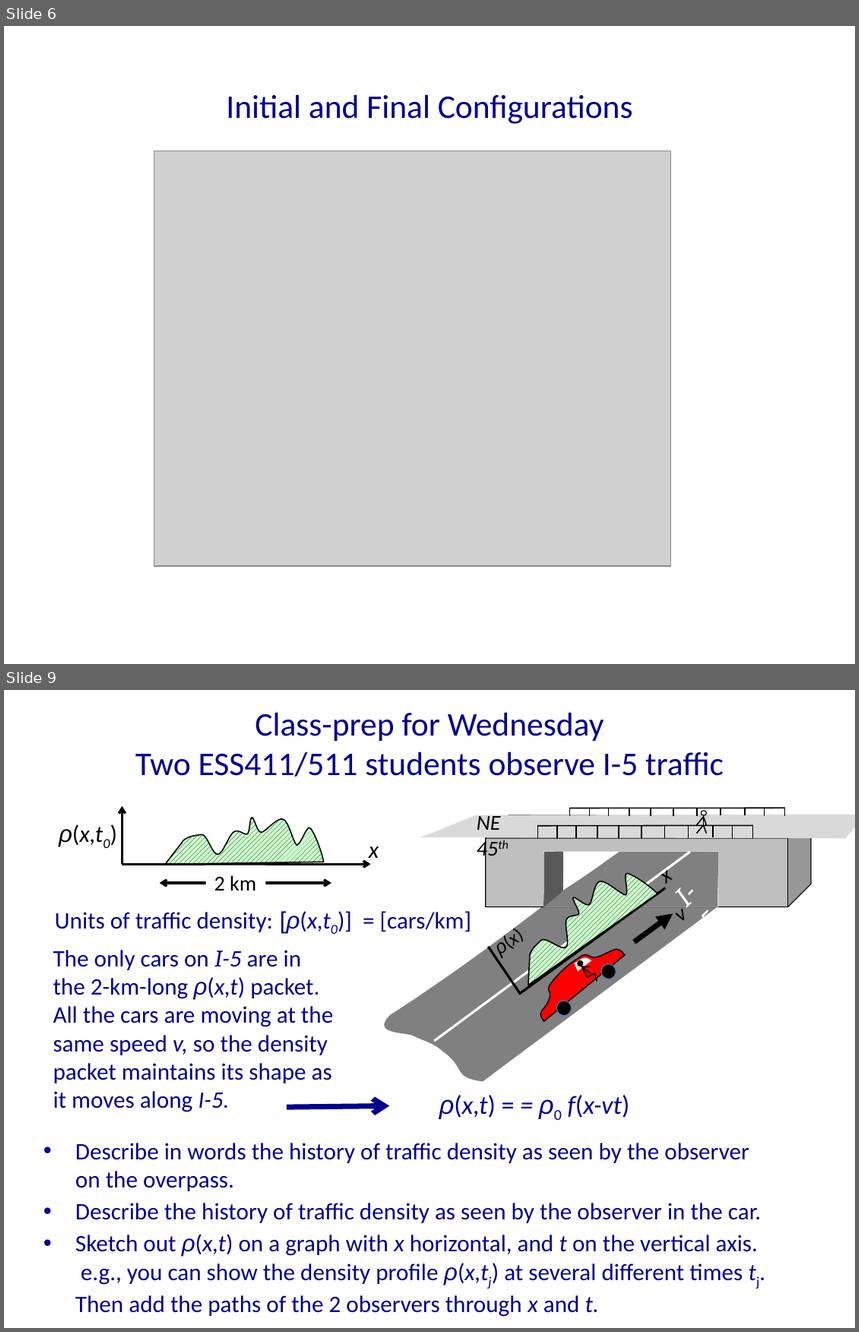
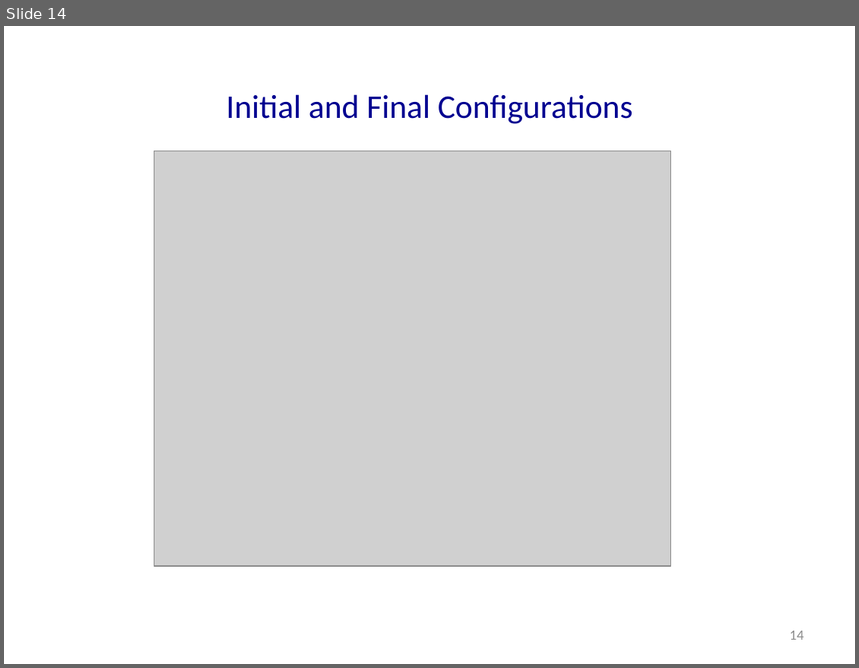
Before and after one commit to UW-geophysics-edu/ess-411-511, a slide deck: lectures/pptx/ESS411_511_Class_21.pptx. Shown one above the other, each under a label of ours: slides 6 and 9 before the commit, slide 14 after it; the slides between them are not shown. The pictures are 859x1332 and 859x668 pixels, drawn with LibreOffice and Linux fonts; fonts in the diff are those of the drawing; grey boxes stand for pictures. Boxes give left, top, right and bottom in pixels: in the first picture for what was removed or moved away, otherwise in the second. Text is boxed around its words. In the diff, an @@ line names an element or a change of style, - is before the commit and + after.

```diff
--- a/lectures/pptx/ESS411_511_Class_21.pptx
+++ b/lectures/pptx/ESS411_511_Class_21.pptx
@@ slide 9 removed at [4,690,855,1328], background #FFFFFF @@
@@ title removed at [135,712,724,777] @@
-Class-prep for Wednesday
-Two ESS411/511 students observe I-5 traffic
@@ line removed from (679, 849) to (193, 1208) @@
@@ group removed at [59,798,379,913]: 2 arrows, 2 texts, 1 freeform shape, 1 double arrow, 1 rectangle @@
-ρ(x,t0)
-x
-2 km
@@ group removed at [385,808,855,1081]: 37 lines, 7 freeform shapes, 5 texts, 4 ellipses, 2 rectangles, 1 cube, 1 arrow @@
-NE 45th
-I-5
-v
-x
-ρ(x)
@@ text removed at [55,911,472,933] @@
-Units of traffic density: [ρ(x,t0)] = [cars/km]
@@ text removed at [53,950,333,1113] @@
-The only cars on I-5 are in the 2-km-long ρ(x,t) packet.
-All the cars are moving at the same speed v, so the density packet maintains its shape as it moves along I-5.
@@ text removed at [439,1095,630,1119] @@
-ρ(x,t) = = ρ0 f(x-vt)
@@ arrow removed from (287, 1107) to (389, 1106) @@
@@ text removed at [75,1143,761,1317] @@
-• Describe in words the history of traffic density as seen by the observer on the overpass.
-• Describe the history of traffic density as seen by the observer in the car.
-• Sketch out ρ(x,t) on a graph with x horizontal, and t on the vertical axis.
-e.g., you can show the density profile ρ(x,tj) at several different times tj.
-Then add the paths of the 2 observers through x and t.
@@ what was slide 6 is now slide 14 @@
@@ slide 14 changed as well @@
@@ page number added at [790,631,804,640], 12 pt, text #8C8C8C @@
+14
```
Also in this commit, not shown: 3 other slides changed, 14 slides added, 28 other slides removed, 2 other files.
